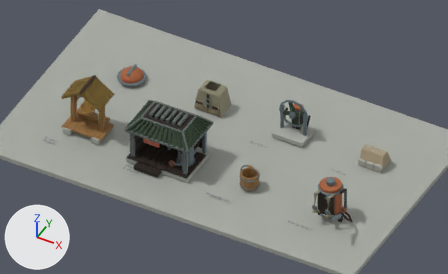
The Blender file art/fire-response/fire-response.blend as it was, and as the next commit left it.
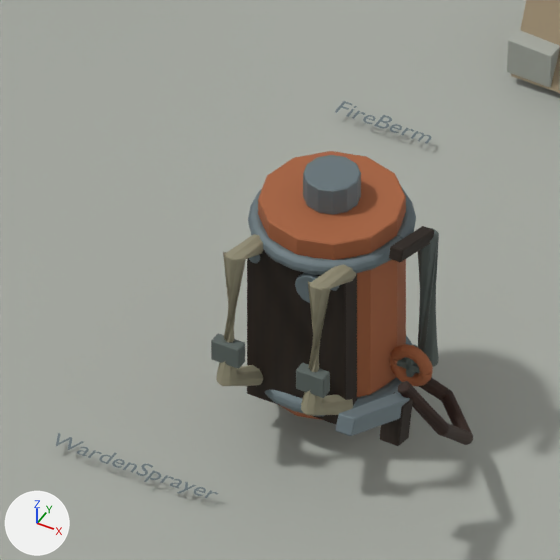
The first picture shows the older version from the file's camera 'Camera'. The close-ups show the older and then the newer version on the part from 62% to 82% of the width and 56% to 88% of the height of that picture. Only the edits that show in the close-ups are written down. The axes (+X, +Y, +Z) are drawn at lower left. The lights are the same throughout.

The first close-up shows 'Backpack tank', 'Backplate', 'Display ground', 'Filler cap', 'Flexible hose', 'Packed earth', 'Pump riser', 'Shoulder strap', 'Shoulder strap.001', 'Spray wand', 'Stone facing', 'Tank binding', 'Tank binding.001' and 11 more.
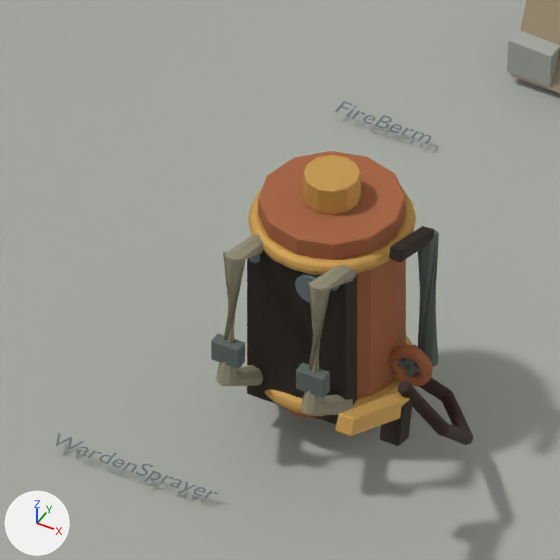
The change in detail:
me_tank_binding has 200 vertices, 194 faces and spans x -0.263..0.263, y -0.263..0.263, z 0.102..0.158.
me_tank_binding no longer uses material mat_metal (grey #768489).
me_tank_binding gains material mat_brass (orange #d3a85b).
me_tank_binding_001 has 200 vertices, 194 faces and spans x -0.263..0.263, y -0.263..0.263, z 0.672..0.728.
me_tank_binding_001 no longer uses material mat_metal (grey #768489).
me_tank_binding_001 gains material mat_brass (orange #d3a85b).
me_cone_022 has 24 vertices, 14 faces and spans x -0.09..0.09, y -0.09..0.09, z -0.05..0.05.
me_cone_022 no longer uses material mat_metal (grey #768489).
me_cone_022 gains material mat_brass (orange #d3a85b).
me_cube_232 has 8 vertices, 6 faces and spans x -0.03..0.03, y -0.03..0.03, z -0.212..0.212.
me_cube_232 no longer uses material mat_metal (grey #768489).
me_cube_232 gains material mat_brass (orange #d3a85b).

Where the change shows, as pixel boxes [x1, y1, x2, y2] in the close-ups (560 x 560 px):
'Filler cap', recoloured (grey to orange)
    both: [303, 155, 361, 215]
'Tank binding.001', recoloured (grey to orange)
    both: [248, 187, 416, 275]
'Spray wand', recoloured (grey to orange)
    both: [335, 392, 410, 436]
'Tank binding', recoloured
    both: [265, 335, 412, 416]
